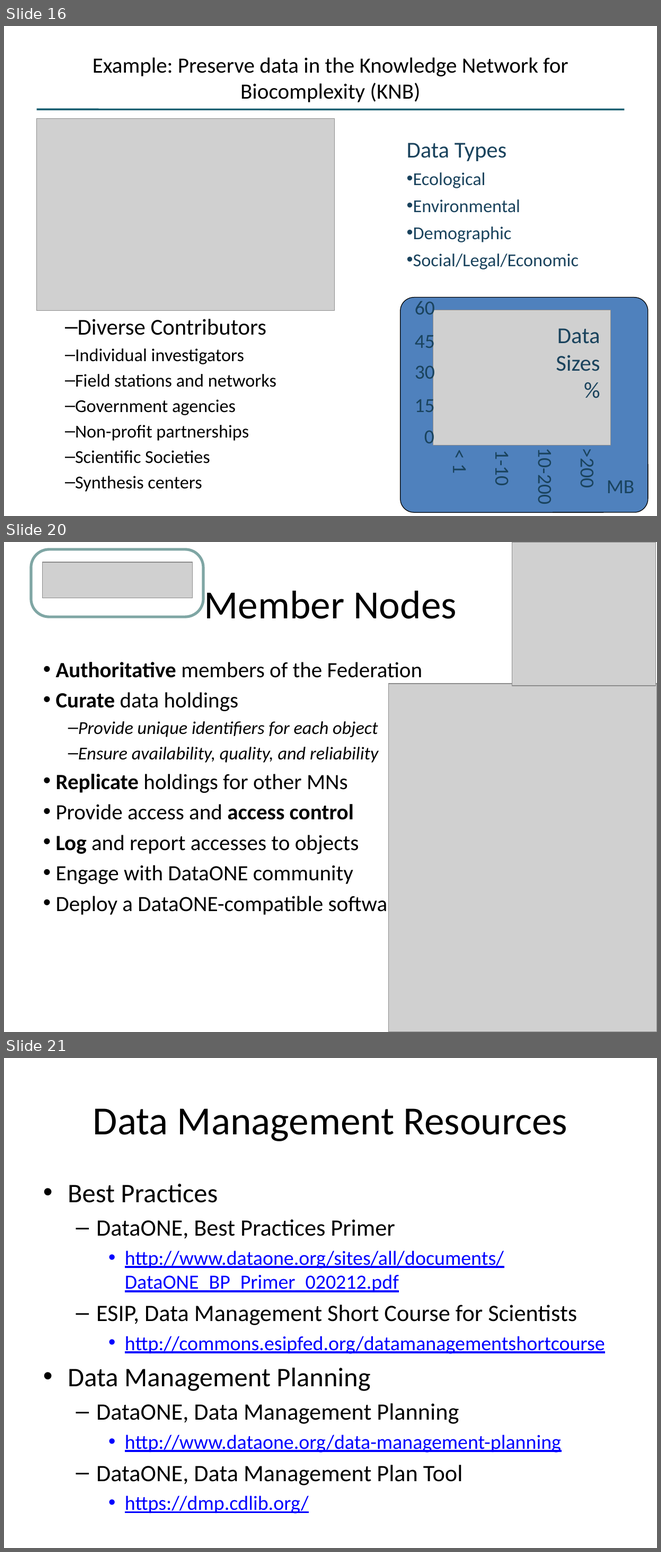
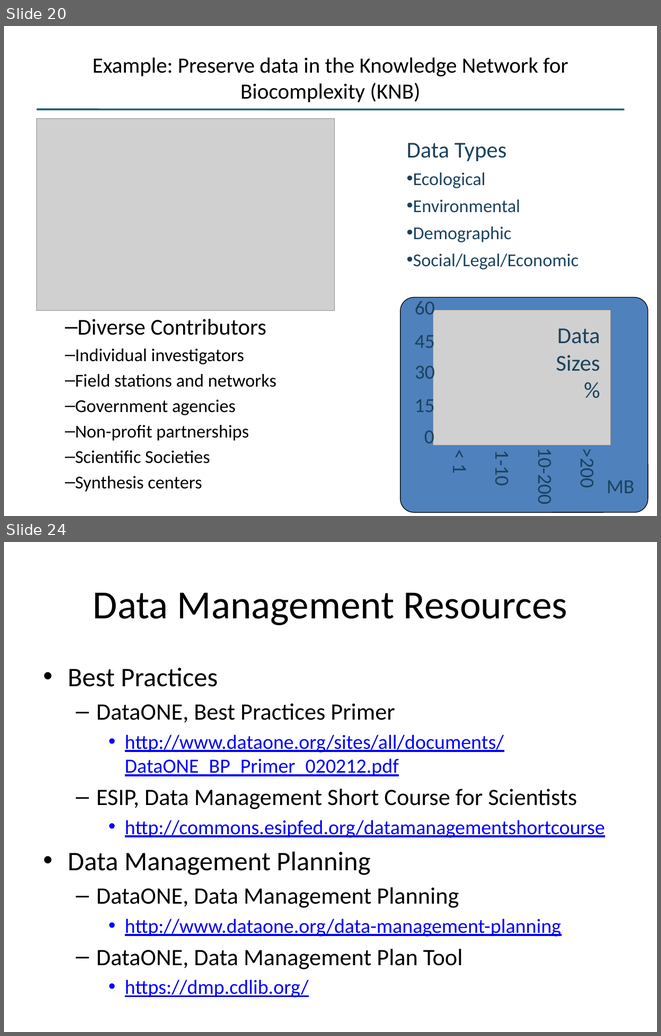
Before and after one commit to NCEAS/oss-2014, a slide deck: day-03/DataMgmnt_v0.pptx. Shown one above the other, each under a label of ours: slides 16, 20 and 21 before the commit, slides 20 and 24 after it; the slides between them are not shown. The pictures are 661x1552 and 661x1036 pixels, drawn with LibreOffice and Linux fonts; fonts in the diff are those of the drawing; grey boxes stand for pictures. Boxes give left, top, right and bottom in pixels: in the first picture for what was removed or moved away, otherwise in the second. Text is boxed around its words. In the diff, an @@ line names an element or a change of style, - is before the commit and + after.

```diff
--- a/day-03/DataMgmnt_v0.pptx
+++ b/day-03/DataMgmnt_v0.pptx
@@ slide 20 removed at <box>4,542,657,1032</box>, background #FFFFFF @@
@@ rounded rectangle removed at <box>31,549,203,616</box> @@
@@ picture removed at <box>512,542,656,686</box> @@
@@ picture removed at <box>43,562,192,598</box> @@
@@ title removed at <box>204,585,457,619</box> @@
-Member Nodes
@@ text removed at <box>56,662,422,916</box> @@
-• Authoritative members of the Federation
-• Curate data holdings
-  – Provide unique identifiers for each object
-  – Ensure availability, quality, and reliability
-• Replicate holdings for other MNs
-• Provide access and access control
-• Log and report accesses to objects
-• Engage with DataONE community
-• Deploy a DataONE-compatible software system
@@ picture removed at <box>389,684,657,1032</box> @@
@@ what was slide 16 is now slide 20 @@
@@ what was slide 21 is now slide 24 @@
```
Also in this commit, not shown: 10 slides changed, 8 slides added.
